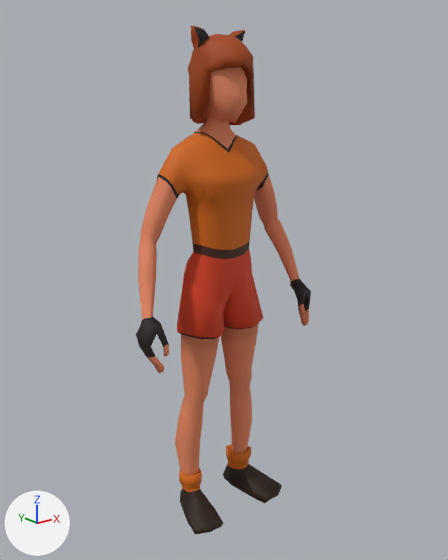
Before and after pictures for a commit that changed the FBX model GithubGameJam2019/Assets/Asset Packs/Jessie Models/CharacterChick2.fbx.
Rendered twice from a 50 mm lens placed at (-1.41, -1.785, 1.691), pointed at (0.009, -0.013, 0.982). Lighting does not change. The marker at lower left points along +X, +Y and +Z.

Names of what the first picture shows: 'Hair', 'Shoes', 'Untitled'.
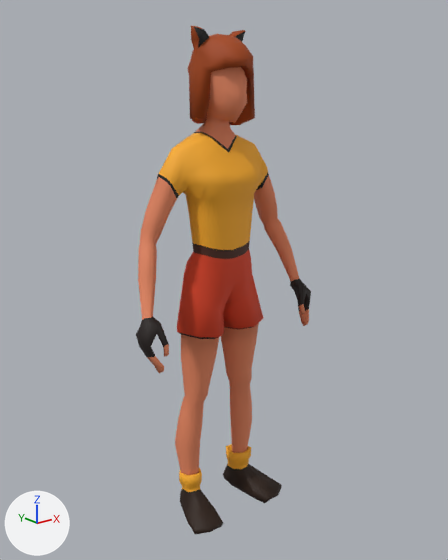
What differs and where, as boxes [x1, y1, x2, y2] in the pictures (448 x 560 px):
'Untitled', recoloured: [157, 130, 269, 475] in both
'Shoes', recoloured: [179, 444, 251, 495] in both

Patch to the scene script:
```diff
--- a/GithubGameJam2019/Assets/Asset Packs/Jessie Models/CharacterChick2.fbx.py
+++ b/GithubGameJam2019/Assets/Asset Packs/Jessie Models/CharacterChick2.fbx.py
@@ mat_top @@
 mat_top = principled_material('Top')
-mat_top.base_color = (0.63, 0.131, 0.0)  # orange #d06500
+mat_top.base_color = (0.943, 0.412, 0.0182)  # orange #f9ac25
 mat_top.roughness = 0.69
```
